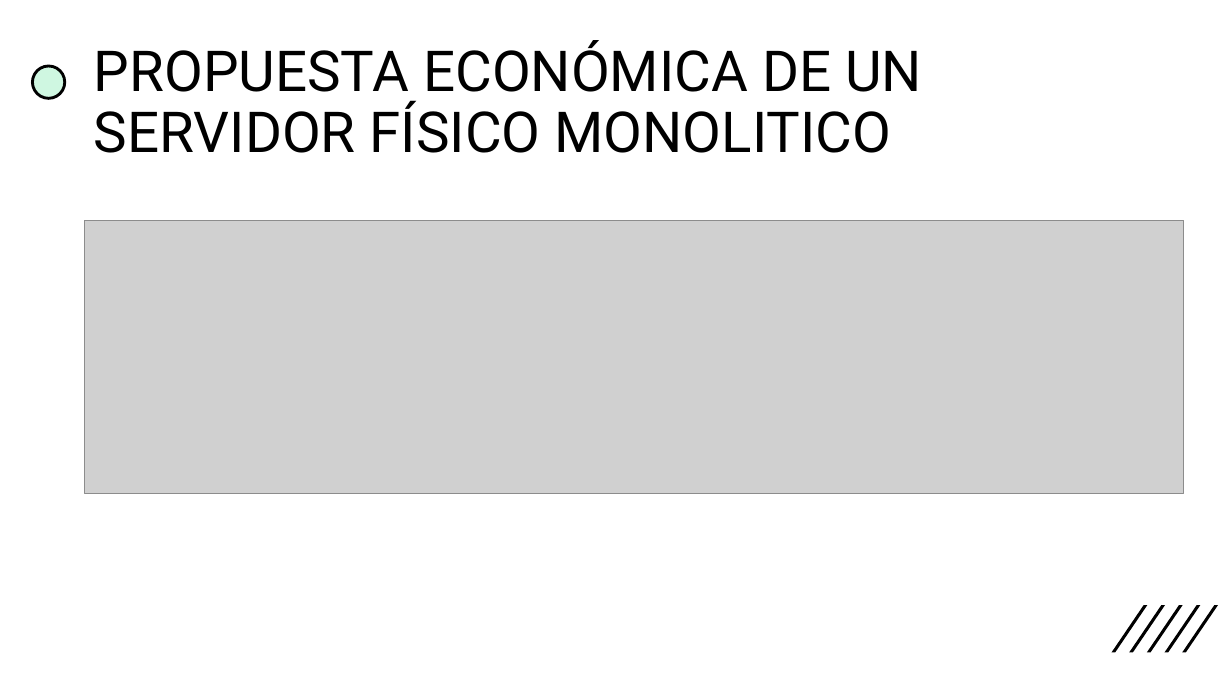
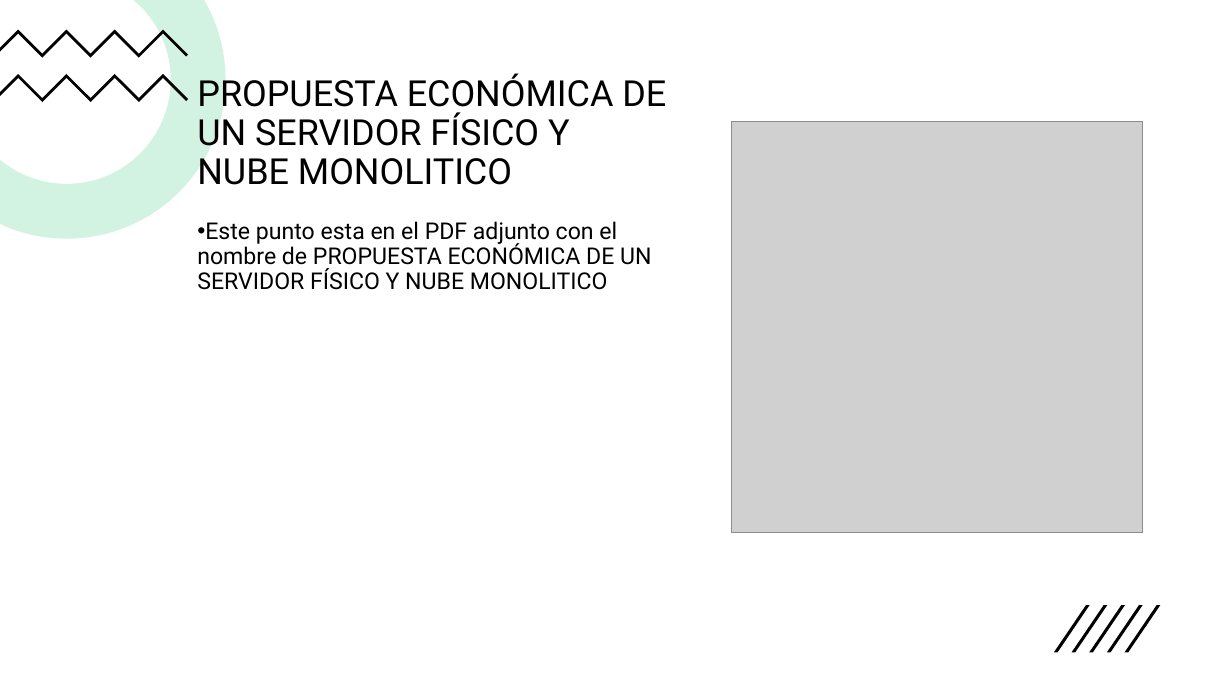
Before and after one commit to Davidjuajinoy/Caso-estudio-tarea-GRUPO-3, a slide deck: slide 15 of Entregables/8 Cotizar la infraestructura/Preguntas.pptx. Drawn at 1232x693 pixels with LibreOffice and Linux fonts; fonts in the diff are those of the drawing; grey boxes stand for pictures. Boxes give left, top, right and bottom in pixels: in the first picture for what was removed or moved away, otherwise in the second. Text is boxed around its words. In the diff, an @@ line names an element or a change of style, - is before the commit and + after.

```diff
--- a/Entregables/8 Cotizar la infraestructura/Preguntas.pptx
+++ b/Entregables/8 Cotizar la infraestructura/Preguntas.pptx
@@ rectangle added at (0, 0, 1232, 693), fill #FFFFFF @@
@@ freeform shape added at (0, 0, 226, 238), fill #FFFFFF @@
@@ freeform shape added at (0, 0, 226, 238), fill #21C46B at 20% opacity @@
@@ freeform shape added at (0, 30, 189, 57), fill #000000 @@
@@ freeform shape added at (0, 74, 189, 102), fill #000000 @@
@@ ellipse removed at (32, 66, 65, 98) @@
@@ title "PROPUESTA ECONÓMICA DE UN SERVIDOR ..." at (197, 73, 666, 185): vertical alignment middle to bottom @@
@@ title at (197, 73, 666, 185): text changed; size 44 to 28 pt @@
-PROPUESTA ECONÓMICA DE UN SERVIDOR FÍSICO MONOLITICO
+PROPUESTA ECONÓMICA DE UN SERVIDOR FÍSICO Y NUBE MONOLITICO
@@ picture added at (731, 121, 1142, 532) @@
@@ picture removed at (85, 220, 1185, 494) @@
@@ text added at (197, 221, 651, 290), 18 pt, text #000000 @@
+• Este punto esta en el PDF adjunto con el nombre de PROPUESTA ECONÓMICA DE UN SERVIDOR FÍSICO Y NUBE MONOLITICO
@@ group added at (1054, 605, 1161, 653): 5 freeform shapes @@
@@ group removed at (1112, 605, 1218, 653): 5 freeform shapes @@
```
Also in this commit, not shown: 2 other slides changed, 1 slide removed, 1 other file.
